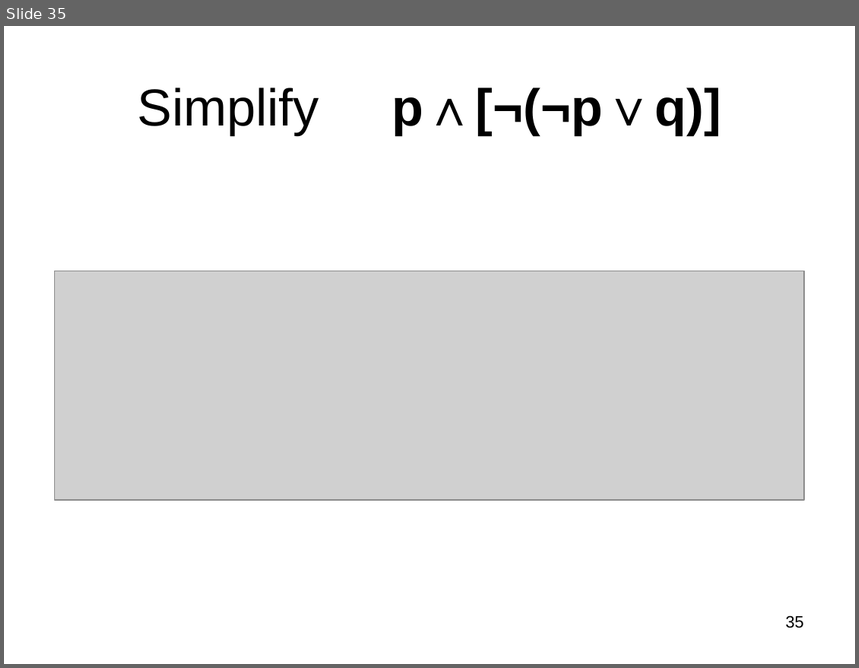
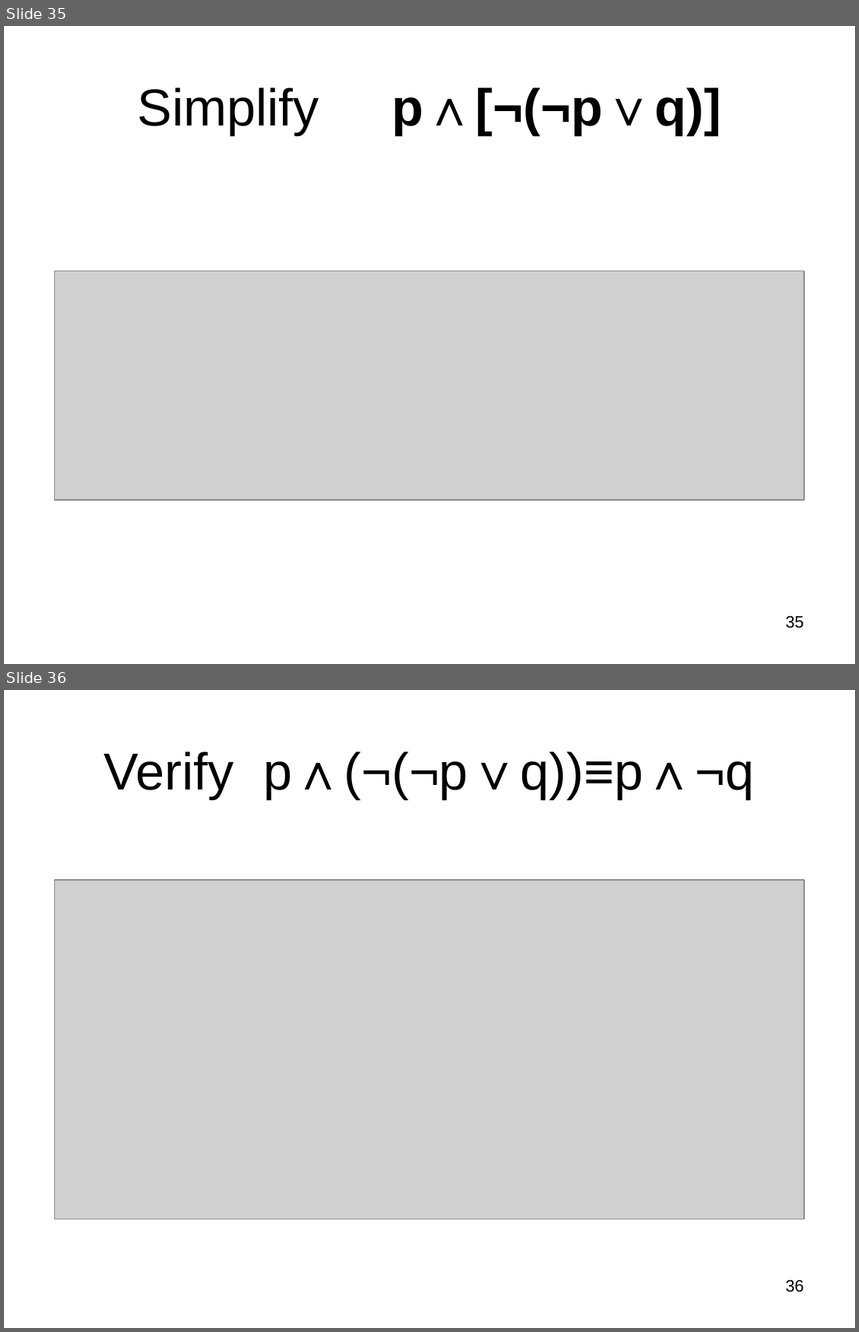
Before and after one commit to rafiyz/rafiyz.github.io, a slide deck: courses/Dis Str IMS/Dis Str IMS File/DS - Week 2.pptx. Shown one above the other, each under a label of ours: slide 35 before the commit, slides 35 and 36 after it. The pictures are 859x668 and 859x1332 pixels, drawn with LibreOffice and Linux fonts; fonts in the diff are those of the drawing; grey boxes stand for pictures. Boxes give left, top, right and bottom in pixels: in the first picture for what was removed or moved away, otherwise in the second. Text is boxed around its words. In the diff, an @@ line names an element or a change of style, - is before the commit and + after.

```diff
--- a/courses/Dis Str IMS/Dis Str IMS File/DS - Week 2.pptx
+++ b/courses/Dis Str IMS/Dis Str IMS File/DS - Week 2.pptx
@@ slide 36 added at [4, 690, 855, 1328], background #FFFFFF @@
@@ title added at [104, 752, 754, 799], 44 pt, text #000000 @@
+Verify p∧(¬(¬p∨q))≡p∧¬q
@@ picture added at [55, 880, 805, 1220] @@
@@ page number added at [786, 1280, 804, 1293], 14 pt, text #000000 @@
+36
```
Also in this commit, not shown: 1 slide changed, 2 other files.
